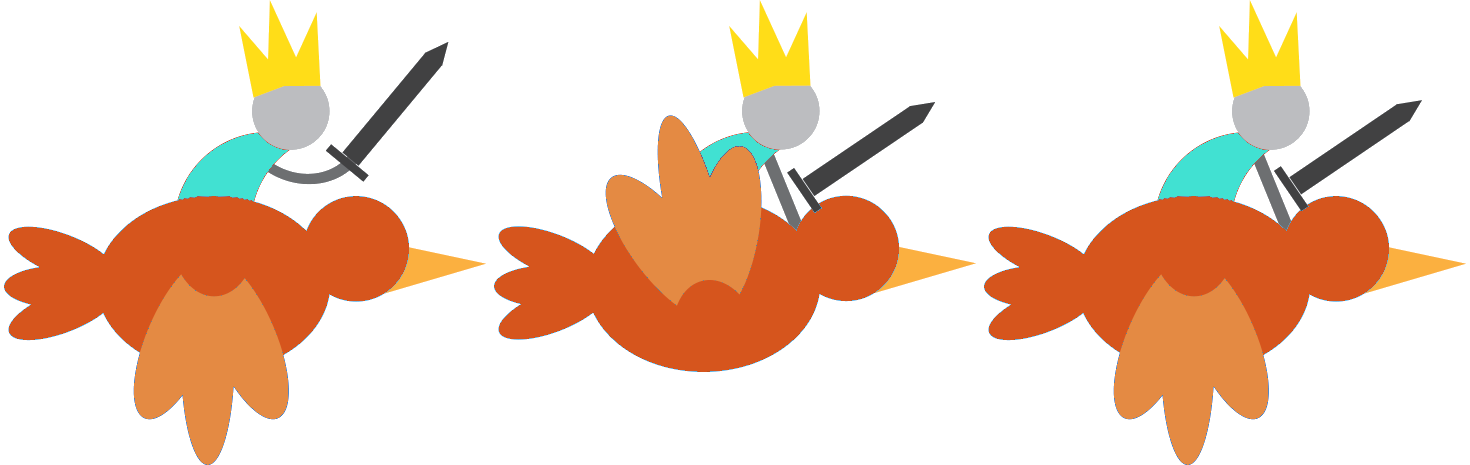
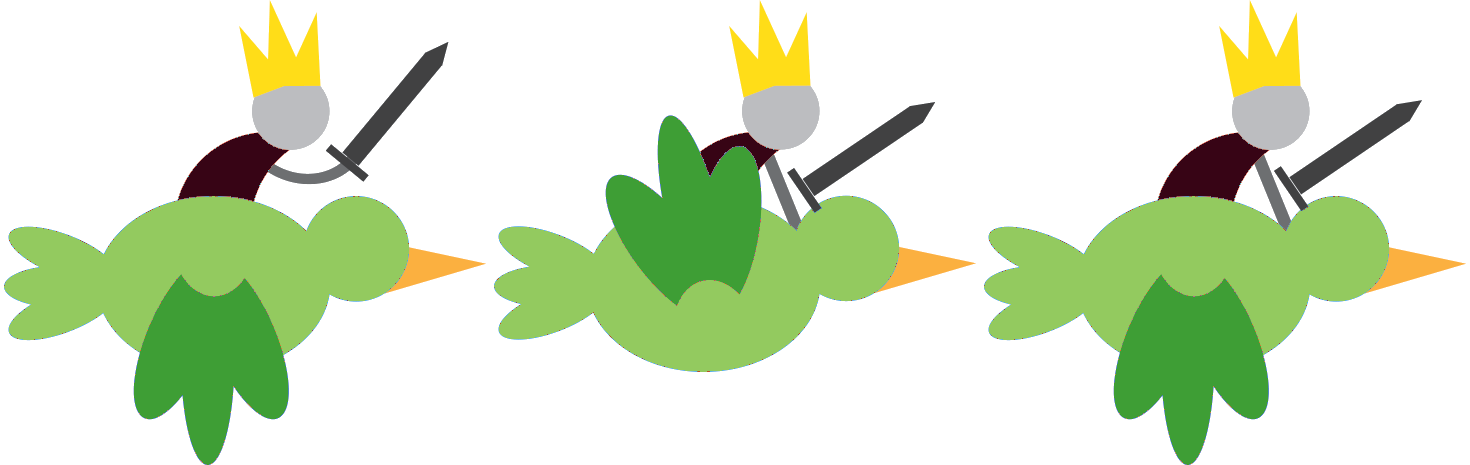
Comparing the layer stacks of the two w=1470, h=465 images. Changes:
painted on "Clipboard #2" over <box>4,116,1389,465</box>
